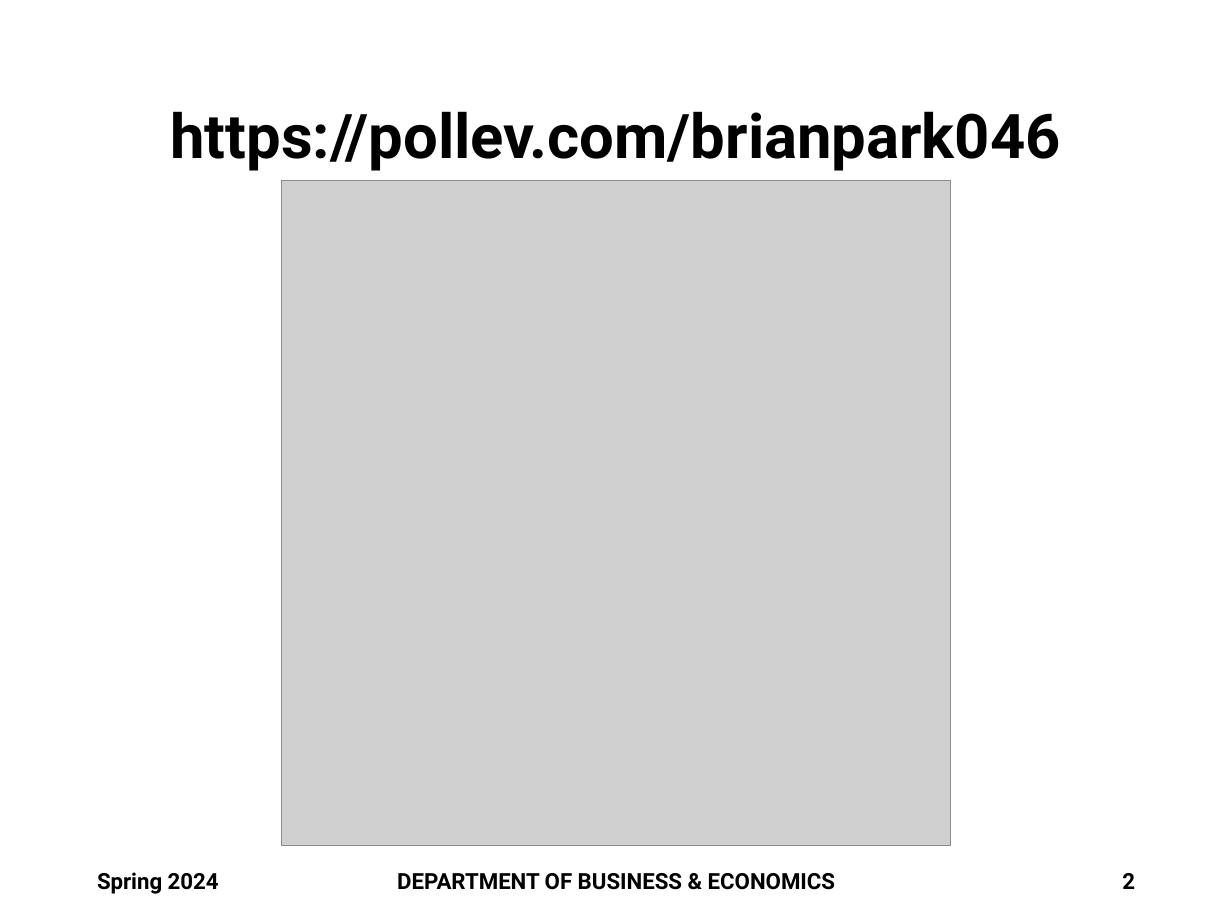
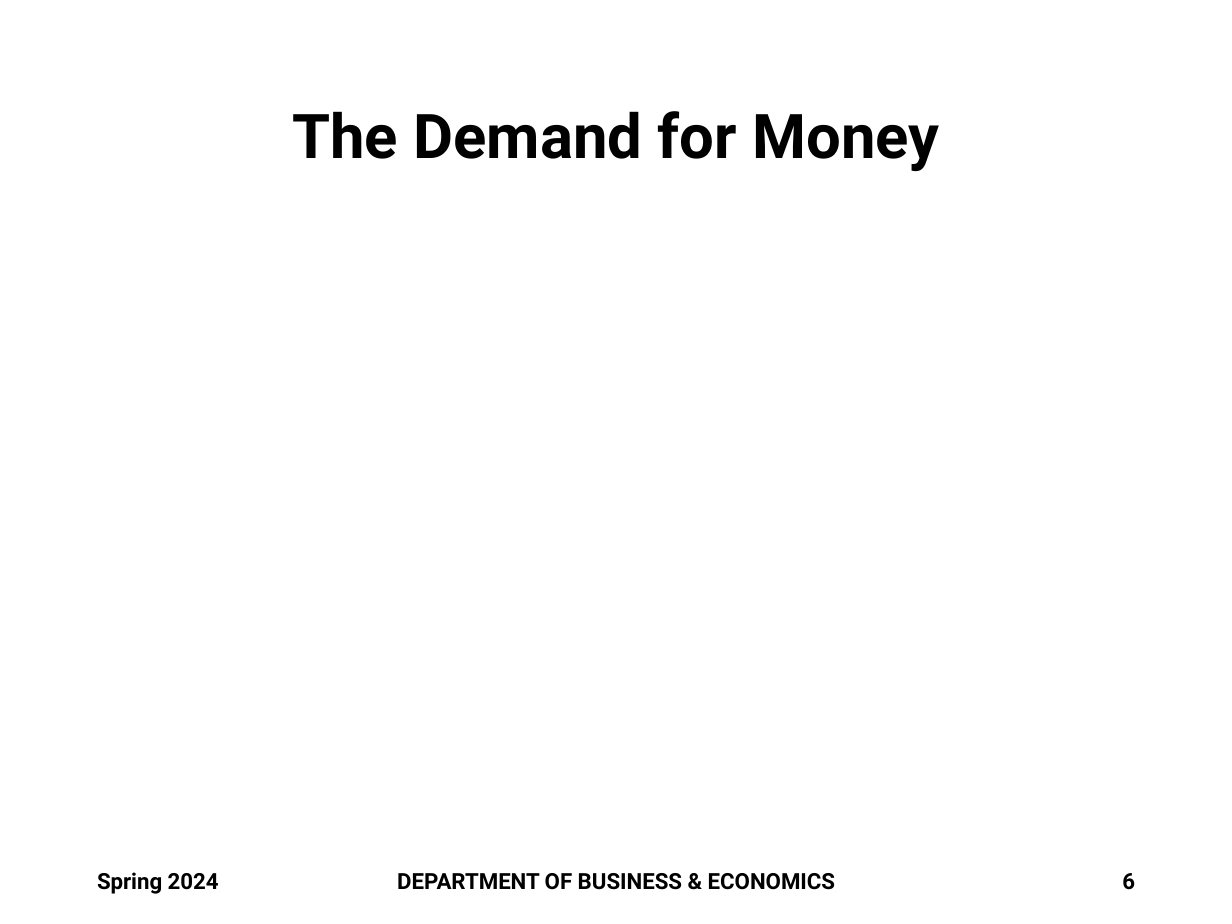
Before and after one commit to brianhwpark/brianhwpark.github.io, a slide deck: slide 6 of files/teaching-resources/monmouthcollege-econ-301/econ-301-s2024/econ-301-s2024-lecture-note/ECON301-S2024-LEC04.pptx (slide 2 before the commit). Drawn at 1232x924 pixels with LibreOffice and Linux fonts; fonts in the diff are those of the drawing; grey boxes stand for pictures; background and template pictures are left out. Boxes give left, top, right and bottom in pixels: in the first picture for what was removed or moved away, otherwise in the second. Text is boxed around its words. In the diff, an @@ line names an element or a change of style, - is before the commit and + after.

```diff
--- a/files/teaching-resources/monmouthcollege-econ-301/econ-301-s2024/econ-301-s2024-lecture-note/ECON301-S2024-LEC04.pptx
+++ b/files/teaching-resources/monmouthcollege-econ-301/econ-301-s2024/econ-301-s2024-lecture-note/ECON301-S2024-LEC04.pptx
@@ title at [292,111,939,171]: text changed @@
-https://pollev.com/brianpark046
+The Demand for Money
@@ picture removed at [281,181,950,846] @@
@@ page number at [1122,873,1135,890]: text changed @@
-2
+6
```
Also in this commit, not shown: 4 other files.
